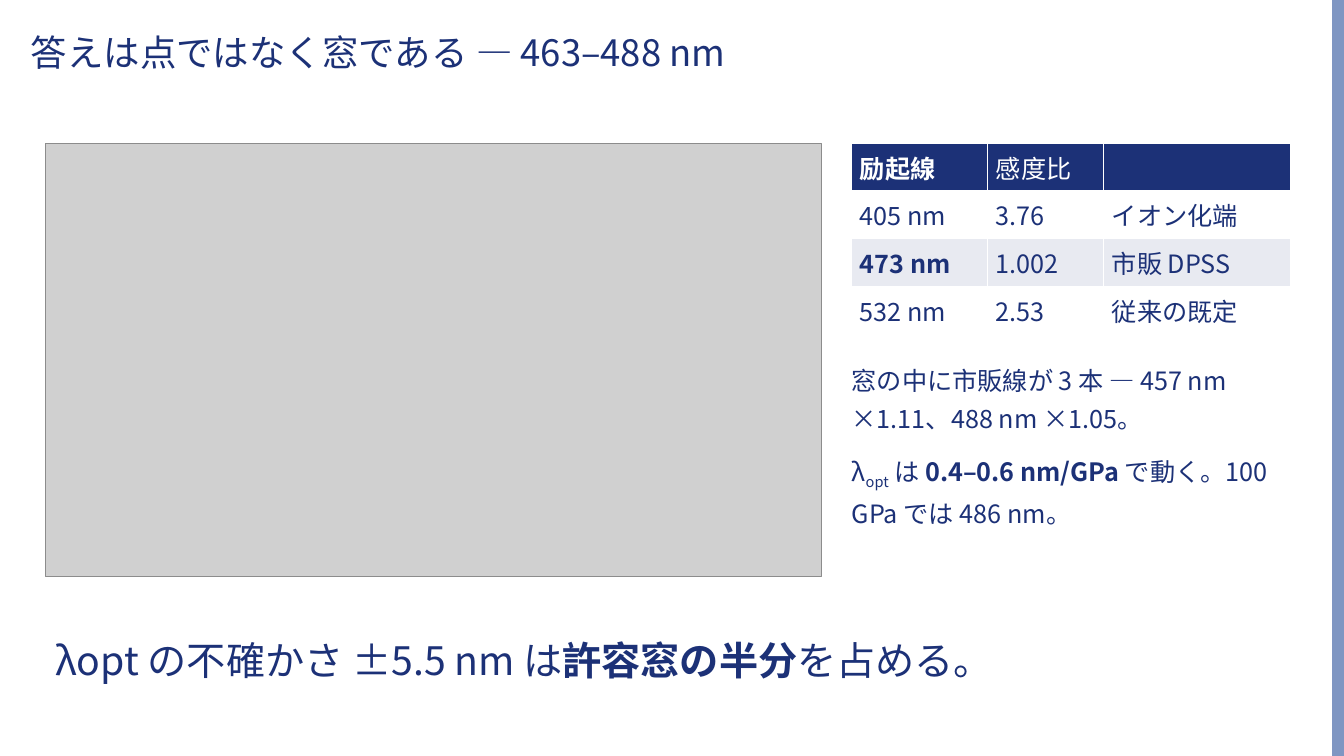
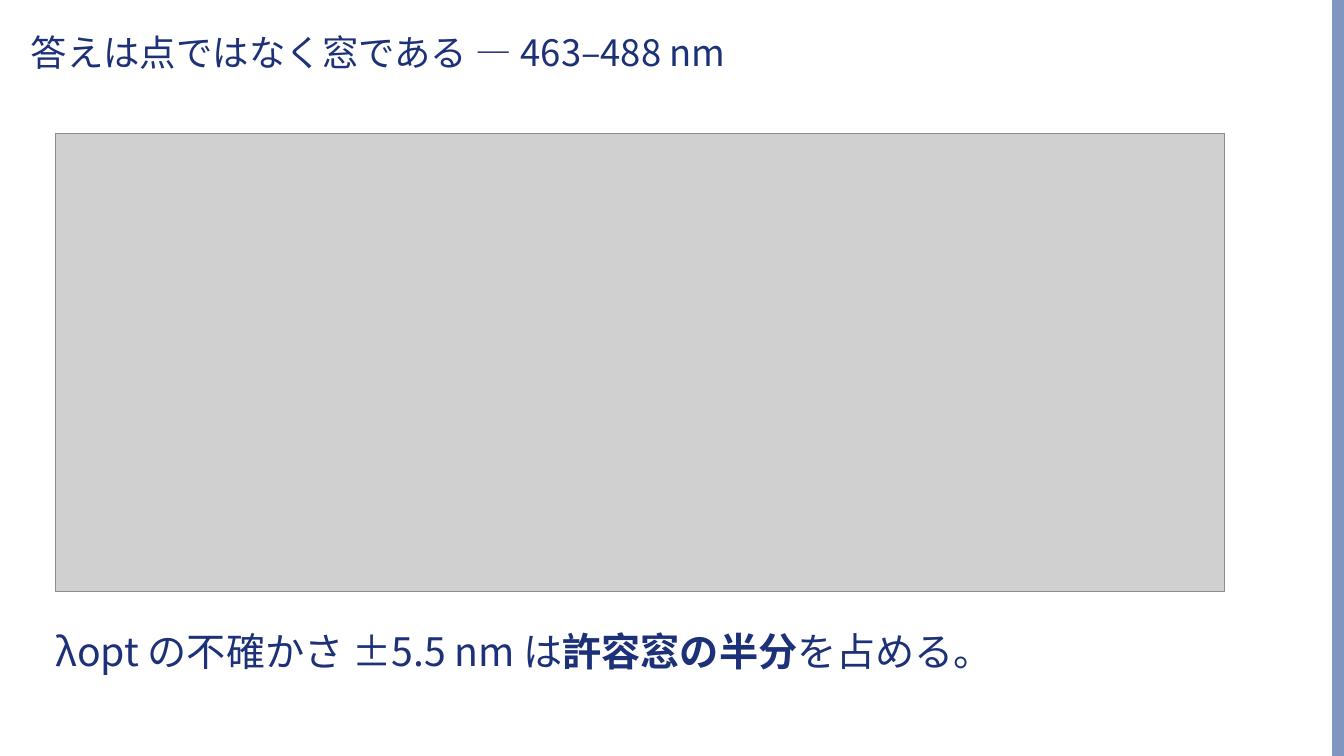
Before and after one commit to Risei412/ultra-high-pressure-ODMR, a slide deck: slide 6 of slides/odmr_473nm_talk.pptx. Drawn at 1344x756 pixels with LibreOffice and Linux fonts; fonts in the diff are those of the drawing; grey boxes stand for pictures; background and template pictures are left out. Boxes give left, top, right and bottom in pixels: in the first picture for what was removed or moved away, otherwise in the second. Text is boxed around its words. In the diff, an @@ line names an element or a change of style, - is before the commit and + after.

```diff
--- a/slides/odmr_473nm_talk.pptx
+++ b/slides/odmr_473nm_talk.pptx
@@ picture: place and size @@
-picture at <box>45,143,822,577</box>
+picture at <box>55,133,1225,592</box>
@@ table removed at <box>852,143,1291,335</box>, 4 rows, 3 columns @@
-励起線 | 感度比 | 
-405 nm | 3.76 | イオン化端
-473 nm | 1.002 | 市販 DPSS
-532 nm | 2.53 | 従来の既定
@@ text removed at <box>852,368,1268,525</box> @@
-窓の中に市販線が 3 本 — 457 nm ×1.11、488 nm ×1.05。
-λopt は 0.4–0.6 nm/GPa で動く。100 GPa では 486 nm。
@@ text "λopt の不確かさ ±5.5 nm は許容窓の半分を占める。" at <box>55,632,993,675</box>: line spacing 1.25 to 1; less space between paragraphs @@
```
Also in this commit, not shown: 7 other slides changed, 8 other files.
